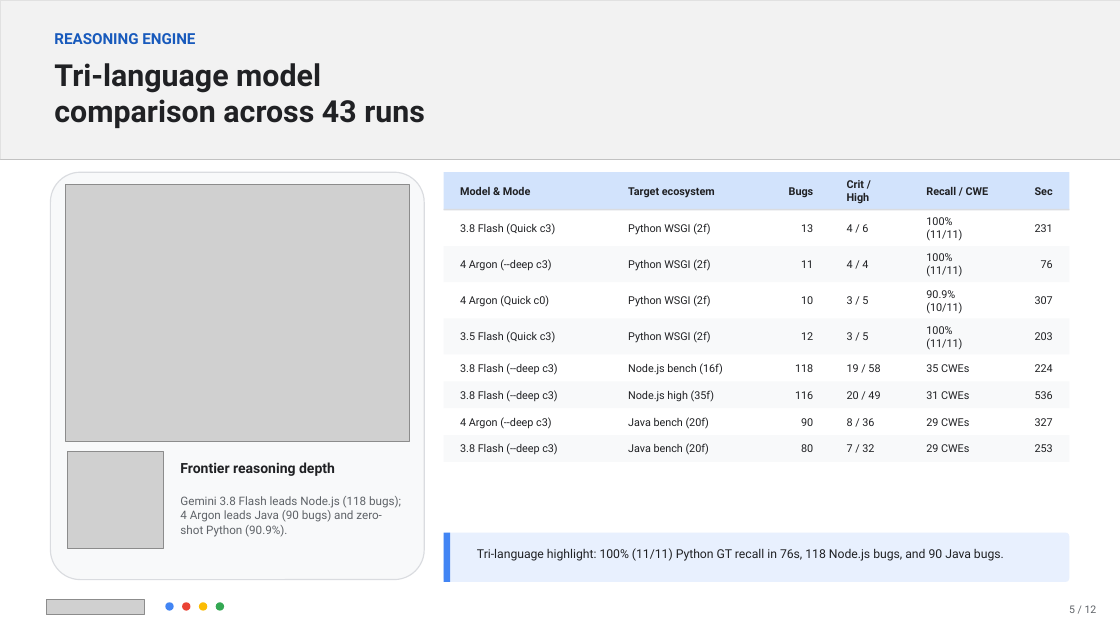
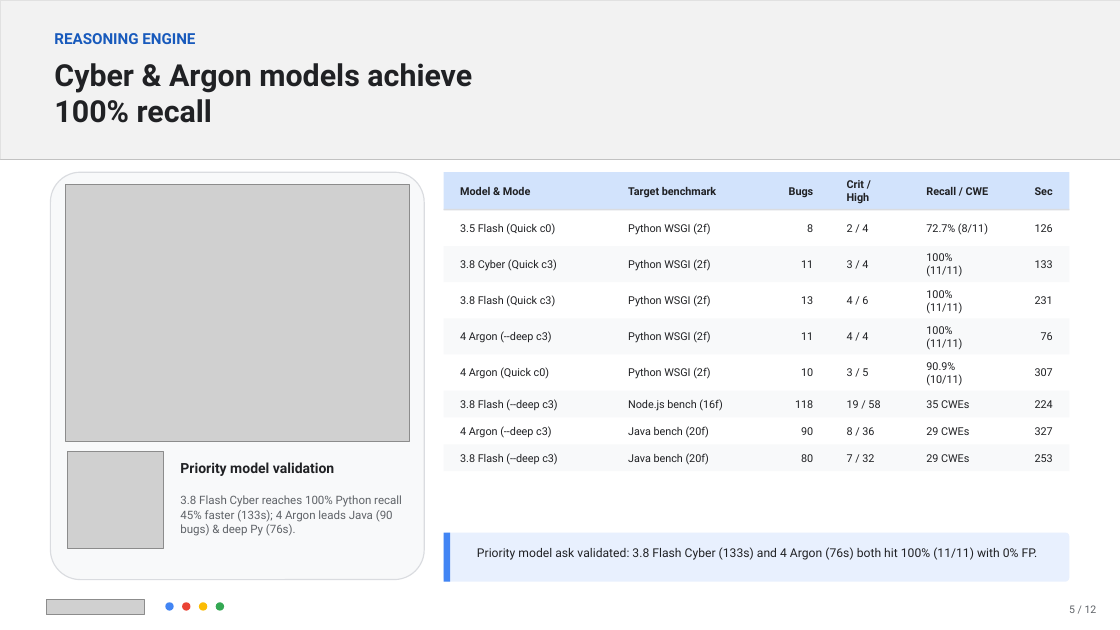
Before and after one commit to FrankieCheng/codemender-test, a slide deck: slide 5 of docs/CodeMender_Best_Practices_Deck.pptx. Drawn at 1120x630 pixels with LibreOffice and Linux fonts; fonts in the diff are those of the drawing; grey boxes stand for pictures. Boxes give left, top, right and bottom in pixels: in the first picture for what was removed or moved away, otherwise in the second. Text is boxed around its words. In the diff, an @@ line names an element or a change of style, - is before the commit and + after.

Commit message:
docs: update presentation slides for Xiaomi CodeMender evaluation & multi-language blueprint

```diff
--- a/docs/CodeMender_Best_Practices_Deck.pptx
+++ b/docs/CodeMender_Best_Practices_Deck.pptx
@@ text at box(54, 63, 472, 123): text changed @@
-Tri-language model comparison across 43 runs
+Cyber & Argon models achieve 100% recall
@@ text at box(628, 187, 716, 198): text changed @@
-Target ecosystem
+Target benchmark
@@ text at box(460, 223, 555, 235): text changed @@
-3.8 Flash (Quick c3)
+3.5 Flash (Quick c0)
@@ text at box(847, 224, 868, 232): text changed @@
-4 / 6
+2 / 4
@@ text at box(460, 259, 556, 271): text changed @@
-3.8 Flash (--deep c3)
+3.8 Cyber (Quick c3)
@@ text at box(847, 260, 868, 268): text changed @@
-4 / 4
+3 / 4
@@ text at box(460, 295, 555, 307): text changed @@
-3.5 Flash (Quick c3)
+3.8 Flash (Quick c3)
@@ text at box(847, 296, 868, 304): text changed @@
-3 / 5
+4 / 6
@@ 5 texts: place and size @@
-5 texts at box(460, 217, 1053, 271)
+5 texts at box(460, 290, 1053, 343)
@@ text at box(801, 332, 813, 340): text changed @@
-12
+11
@@ group added at box(807, 223, 1053, 340): 5 texts @@
+8
+72.7% (8/11)
+126
+133
+4 / 4
@@ 4 texts: place and size @@
-4 texts at box(460, 290, 1053, 314)
+4 texts at box(460, 362, 1053, 386)
@@ text at box(628, 367, 710, 379): text changed @@
-Node.js bench (16f)
+Python WSGI (2f)
@@ text at box(628, 399, 722, 411): text changed @@
-Node.js high (35f)
+Node.js bench (16f)
@@ text at box(926, 400, 969, 408): text changed @@
-31 CWEs
+35 CWEs
@@ 4 texts: place and size @@
-4 texts at box(795, 332, 1053, 372)
+4 texts at box(795, 368, 1053, 408)
@@ group removed at box(795, 332, 1053, 399): 5 texts @@
-203
-35 CWEs
-116
-20 / 49
-536
@@ 13 texts, 2 rectangles: place and size @@
-13 texts, 2 rectangles at box(444, 381, 1070, 462)
+13 texts, 2 rectangles at box(444, 391, 1070, 471)
@@ text at box(180, 462, 334, 476): text changed @@
-Frontier reasoning depth
+Priority model validation
@@ text at box(180, 495, 402, 536): text changed; size 10 to 9.9 pt @@
-Gemini 3.8 Flash leads Node.js (118 bugs); 4 Argon leads Java (90 bugs) and zero-shot Python (90.9%).
+3.8 Flash Cyber reaches 100% Python recall 45% faster (133s); 4 Argon leads Java (90 bugs) & deep Py (76s).
@@ text at box(477, 547, 1038, 560): text changed; size 10.5 to 10.4 pt @@
-Tri-language highlight: 100% (11/11) Python GT recall in 76s, 118 Node.js bugs, and 90 Java bugs.
+Priority model ask validated: 3.8 Flash Cyber (133s) and 4 Argon (76s) both hit 100% (11/11) with 0% FP.
```
Also in this commit, not shown: 10 other slides changed, 1 slide added, 1 slide removed, 1 other file.
